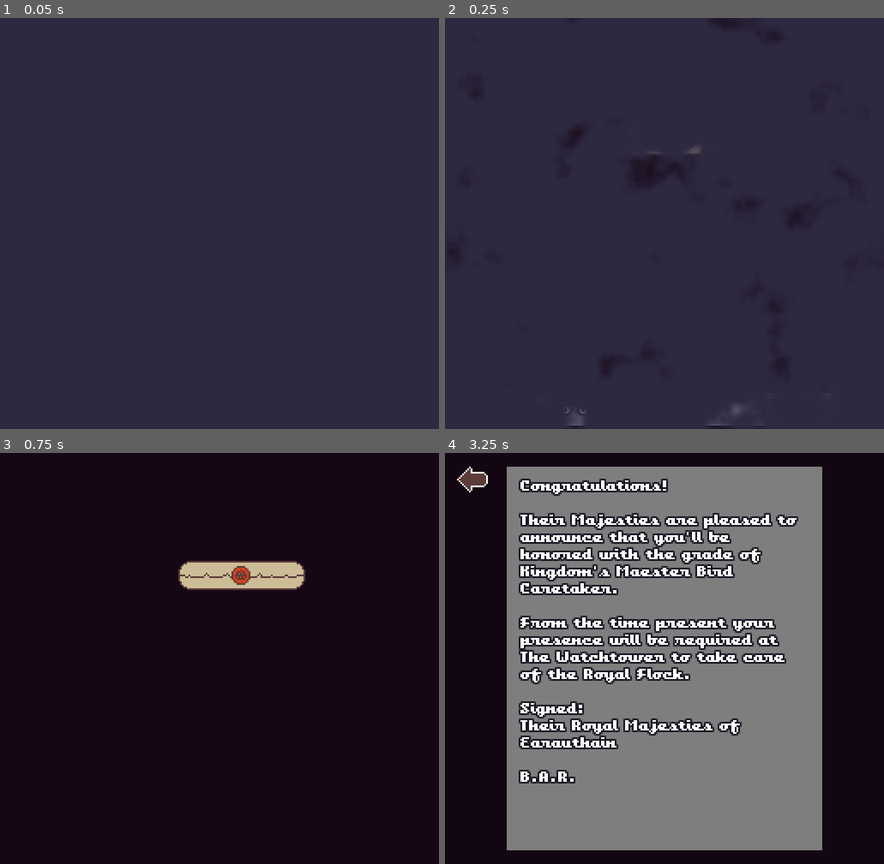
Above: before the commit, frames 1-4 (two rows, left to right).
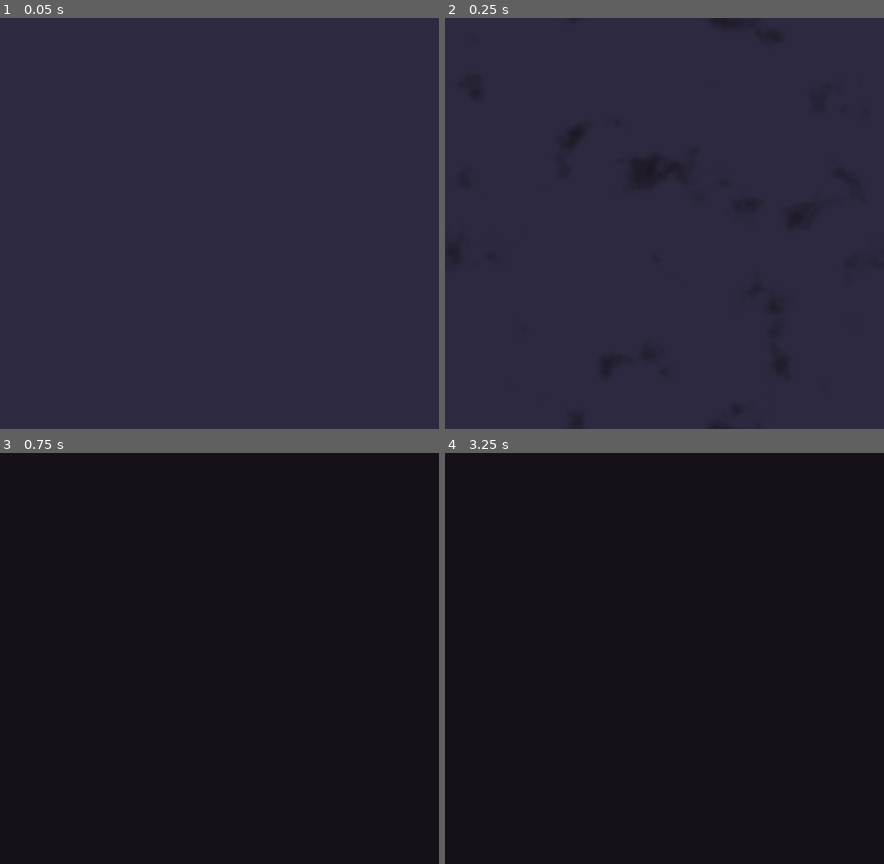
Above: after the commit, the same moments.

Repository: xphere/a-little-bird-told-me
Game: Godot game, scene res://src/scenes/game/game.tscn
Same seed, same stepped clock (60 frames per second), same inputs: the game is played once before the commit and once after it. This scene is started directly instead of the project's main scene.
Inputs (mouse positions are in pixels of both pictures, inside the frame that each line leads up to):
- Up to frame 1 (0.05 s): no input
- Up to frame 2 (0.25 s): no input
- Up to frame 3 (0.75 s): tap Enter (ui_accept) at 0.5 s; move the mouse to (316, 637) at 0.52 s; click (316, 637) at 0.67 s
- Up to frame 4 (3.25 s): tap Enter (ui_accept) at 0.77, 1.25, 2, 2.75 s; drag from (576, 679) to (686, 576) at 1.27 s; move the mouse to (708, 568) at 2.02 s; click (708, 568) at 2.17 s; drag from (642, 740) to (471, 481) at 2.77 s

Frame 1 is identical in both runs. In frame 2, 0.2% of the frame differs, in the area x 27-68%, y 31-100%; in frame 3, 2.0%; in frame 4, 60%, in the area x 2-86%, y 3-97%.
Error after the commit: Parse Error: The method "_play_story" isn't declared in the current class. (res://src/scenes/game/game.gd:36)

Commit message:
+context: default value when key does not exist

Diff:
--- a/modules/context/context.gd
+++ b/modules/context/context.gd
@@ -4,12 +4,12 @@
 var _data := {}
 
 
-func context(name: String):
-	return _data[name] if _data.has(name) else null
+func context(name: String, default_value = null):
+	return _data[name] if _data.has(name) else default_value
 
 
-func consume_context(name: String):
-	var result = context(name)
+func consume_context(name: String, default_value = null):
+	var result = context(name, default_value)
 	_data.erase(name)
 
 	return result
--- a/src/scenes/game/game.gd
+++ b/src/scenes/game/game.gd
@@ -51,23 +51,12 @@
 	$MailDesk.add_child(letter)
 
 
-func context(name: String):
-	return $Context.context(name)
+func context(name: String, default_value = null):
+	return $Context.context(name, default_value)
 
 
-func consume_context(name: String):
-	return $Context.consume_context(name)
-
-
-func to_next_story(story: Node) -> void:
-	var index := 1 + story.get_index()
-	var parent := story.get_parent()
-	if parent.get_child_count() > index:
-		_play_story(parent.get_child(index))
-
-
-func _play_story(story: Action) -> void:
-	story and story.call_deferred("execute")
+func consume_context(name: String, default_value = null):
+	return $Context.consume_context(name, default_value)
 
 
 func push_screen(name: String, context: Dictionary = {}) -> void:
